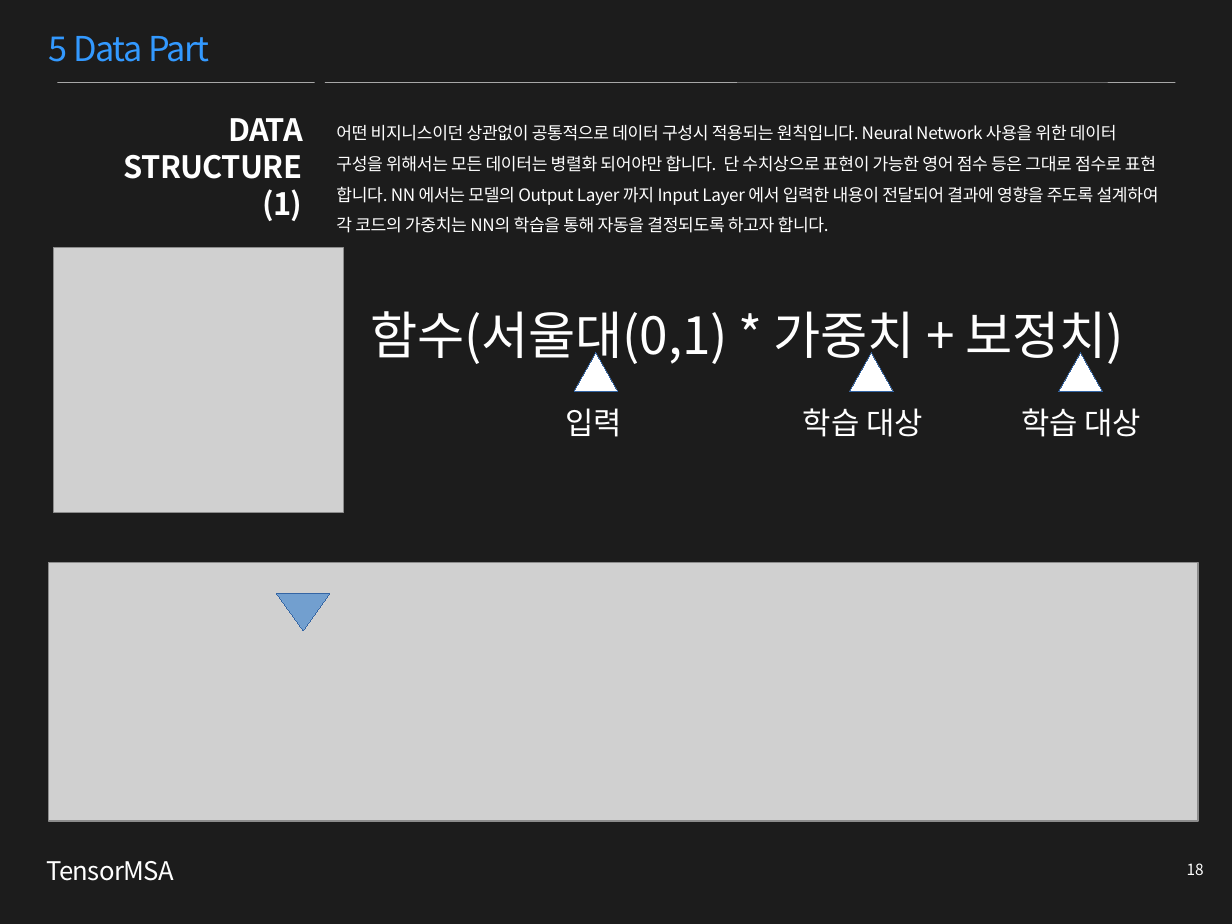
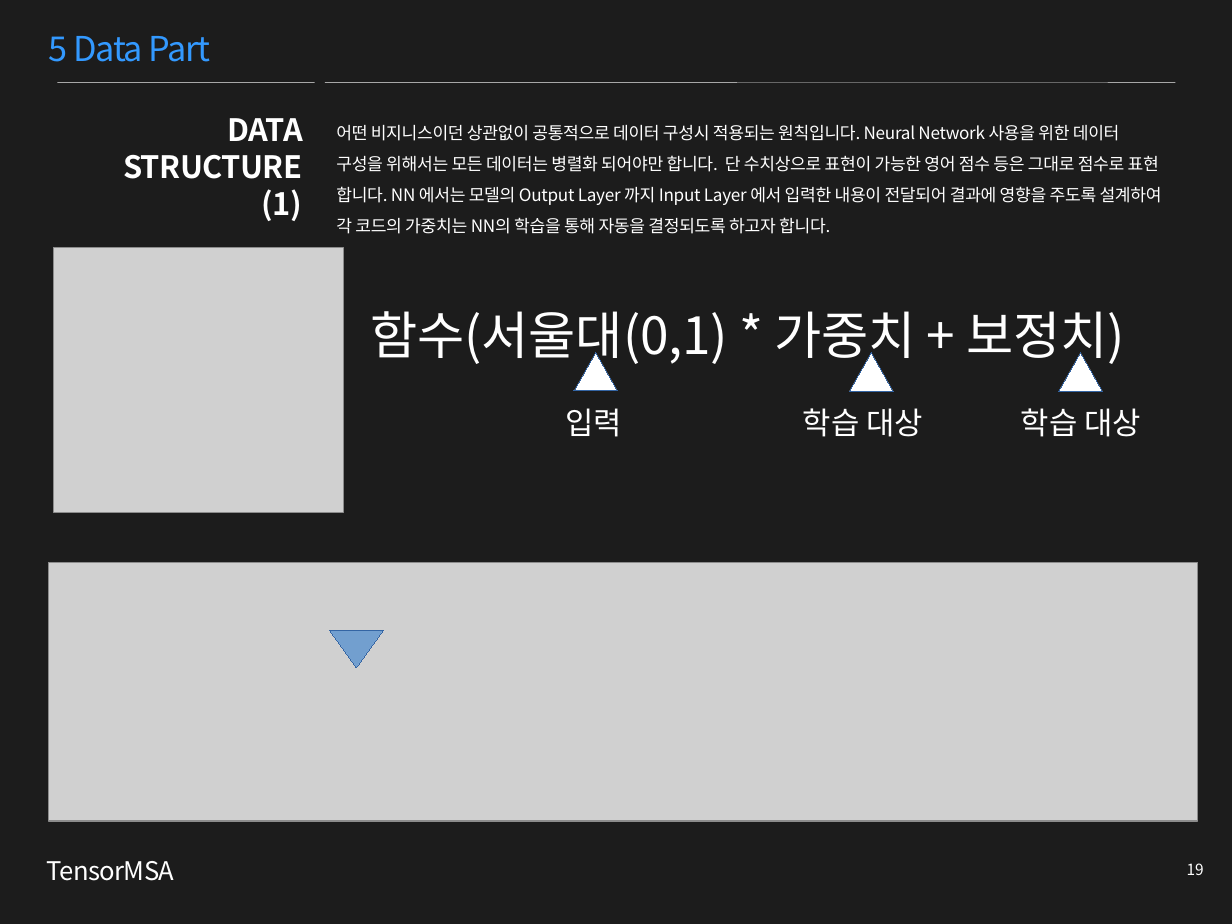
Before and after one commit to TensorMSA/tensormsa_old, a slide deck: slide 19 of TensorMSA.pptx (slide 18 before the commit). Drawn at 1232x924 pixels with LibreOffice and Linux fonts; fonts in the diff are those of the drawing; grey boxes stand for pictures. Boxes give left, top, right and bottom in pixels: in the first picture for what was removed or moved away, otherwise in the second. Text is boxed around its words. In the diff, an @@ line names an element or a change of style, - is before the commit and + after.

```diff
--- a/TensorMSA.pptx
+++ b/TensorMSA.pptx
@@ text "어떤 비지니스이던 상관없이 공통적으로 데이터 ..." at (x1=336, y1=124, x2=1162, y2=234): letter spacing -0.2 to -0.1 pt @@
@@ freeform shape moved from (x1=276, y1=594, x2=329, y2=631) to (x1=330, y1=631, x2=383, y2=668) @@
@@ page number at (x1=1187, y1=863, x2=1204, y2=875): text changed @@
-18
+19
```
Also in this commit, not shown: 19 other slides changed, 1 slide added.
